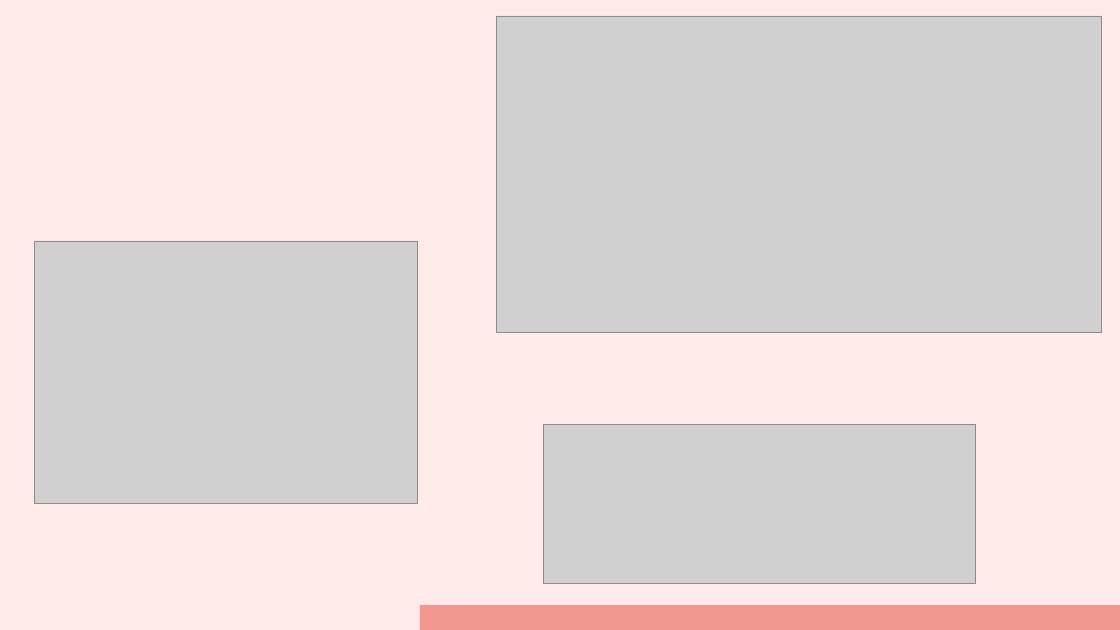
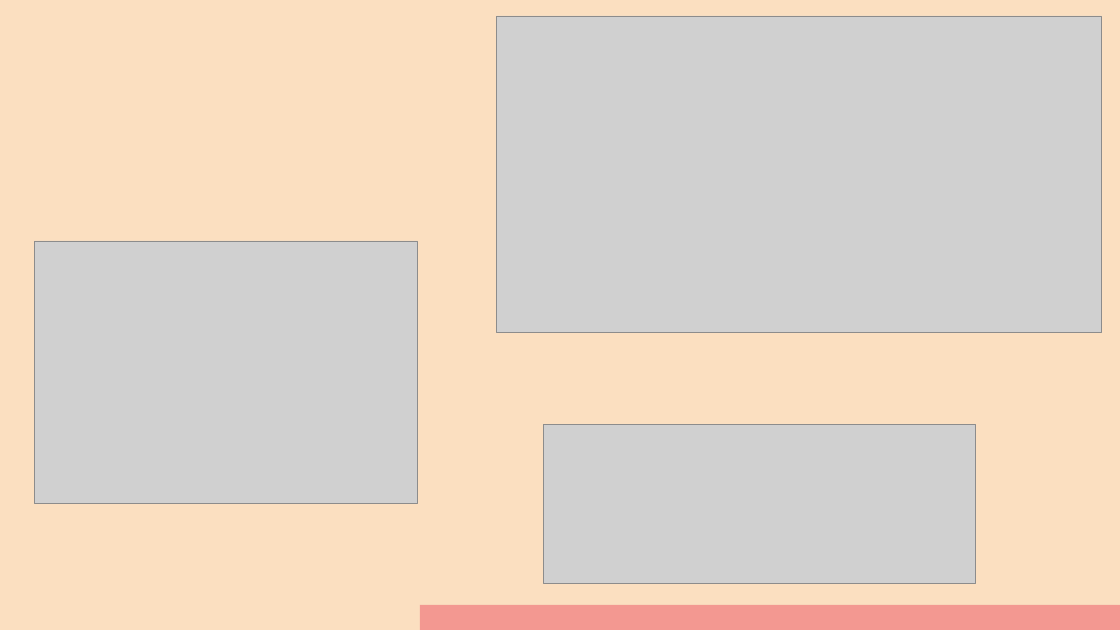
Before and after one commit to AlmightyHairball/RobotJavaClass2024, a slide deck: slide 4 of Presentation/Part-1.pptx. Drawn at 1120x630 pixels with LibreOffice and Linux fonts; fonts in the diff are those of the drawing; grey boxes stand for pictures. Boxes give left, top, right and bottom in pixels: in the first picture for what was removed or moved away, otherwise in the second. Text is boxed around its words. In the diff, an @@ line names an element or a change of style, - is before the commit and + after.

```diff
--- a/Presentation/Part-1.pptx
+++ b/Presentation/Part-1.pptx
@@ background #FDEAE9 to #FBDFC0 @@
```
Also in this commit, not shown: 4 other slides changed, 2 slides added, 2 slides removed.
